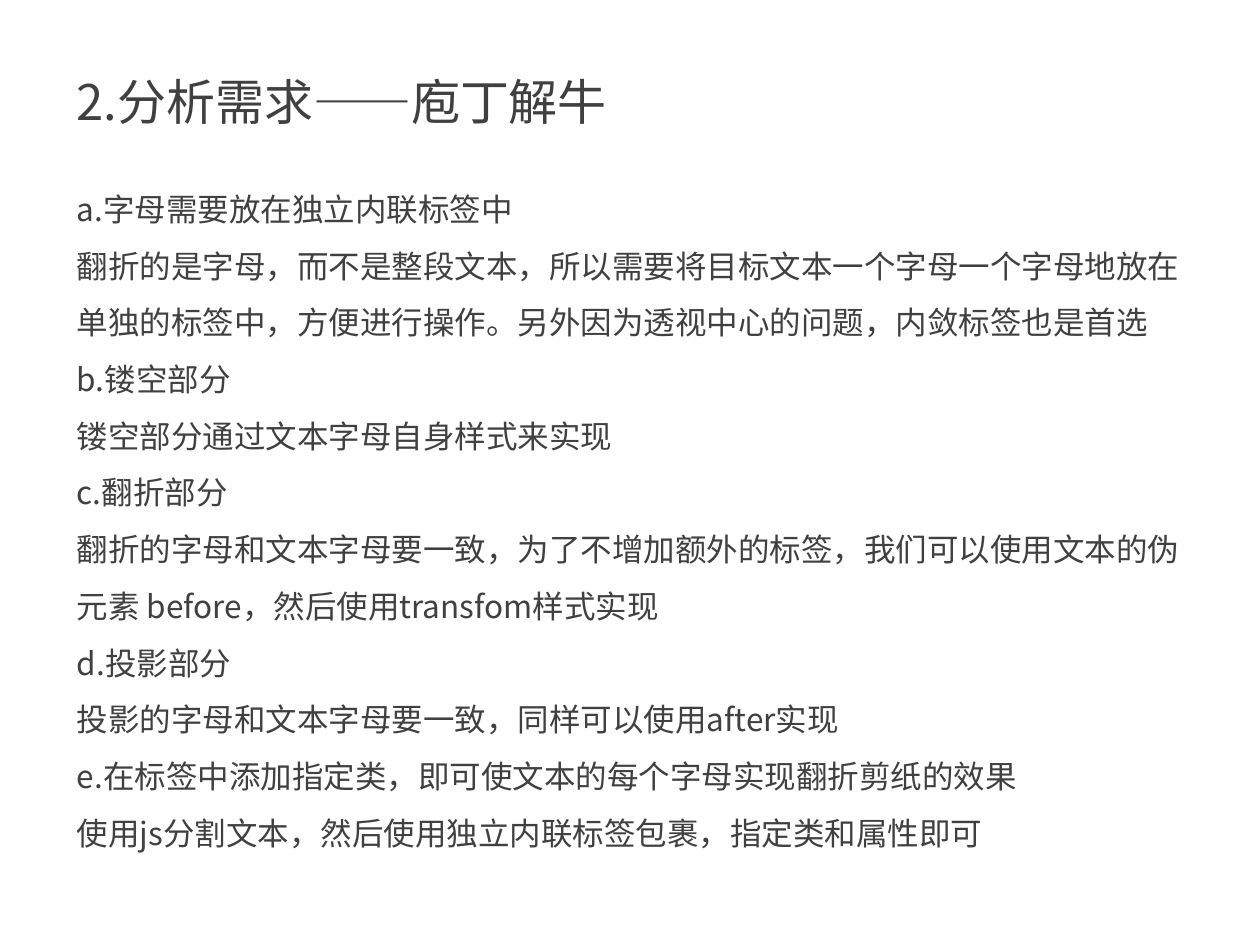
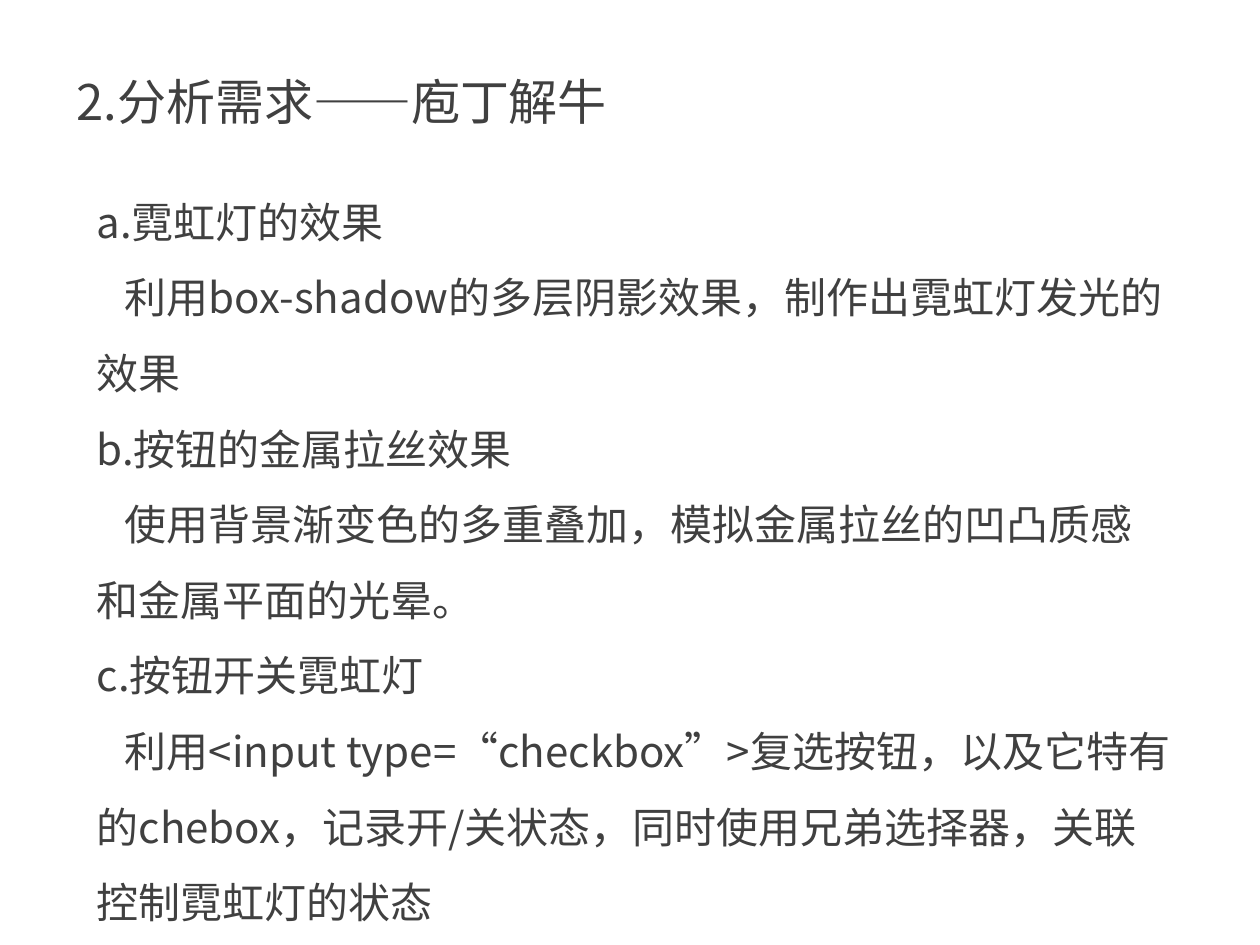
Before and after one commit to kong66/webAni, a slide deck: slide 3 of 6-neon/3DLetter.pptx. Drawn at 1260x945 pixels with LibreOffice and Linux fonts; fonts in the diff are those of the drawing. Boxes give left, top, right and bottom in pixels: in the first picture for what was removed or moved away, otherwise in the second. Text is boxed around its words. In the diff, an @@ line names an element or a change of style, - is before the commit and + after.

```diff
--- a/6-neon/3DLetter.pptx
+++ b/6-neon/3DLetter.pptx
@@ text at (x1=97, y1=202, x2=1170, y2=922): text changed; size 18 to 24 pt @@
-a.字母需要放在独立内联标签中
-翻折的是字母，而不是整段文本，所以需要将目标文本一个字母一个字母地放在单独的标签中，方便进行操作。另外因为透视中心的问题，内敛标签也是首选
-b.镂空部分
-镂空部分通过文本字母自身样式来实现
-c.翻折部分
-翻折的字母和文本字母要一致，为了不增加额外的标签，我们可以使用文本的伪元素 before，然后使用transfom样式实现
-d.投影部分
-投影的字母和文本字母要一致，同样可以使用after实现
-e.在标签中添加指定类，即可使文本的每个字母实现翻折剪纸的效果
-使用js分割文本，然后使用独立内联标签包裹，指定类和属性即可
+a.霓虹灯的效果
+利用box-shadow的多层阴影效果，制作出霓虹灯发光的效果
+b.按钮的金属拉丝效果
+使用背景渐变色的多重叠加，模拟金属拉丝的凹凸质感和金属平面的光晕。
+c.按钮开关霓虹灯
+利用<input type=“checkbox”>复选按钮，以及它特有的chebox，记录开/关状态，同时使用兄弟选择器，关联控制霓虹灯的状态
```
Also in this commit, not shown: 2 other slides changed, 2 slides added, 2 slides removed, 1 other file.
